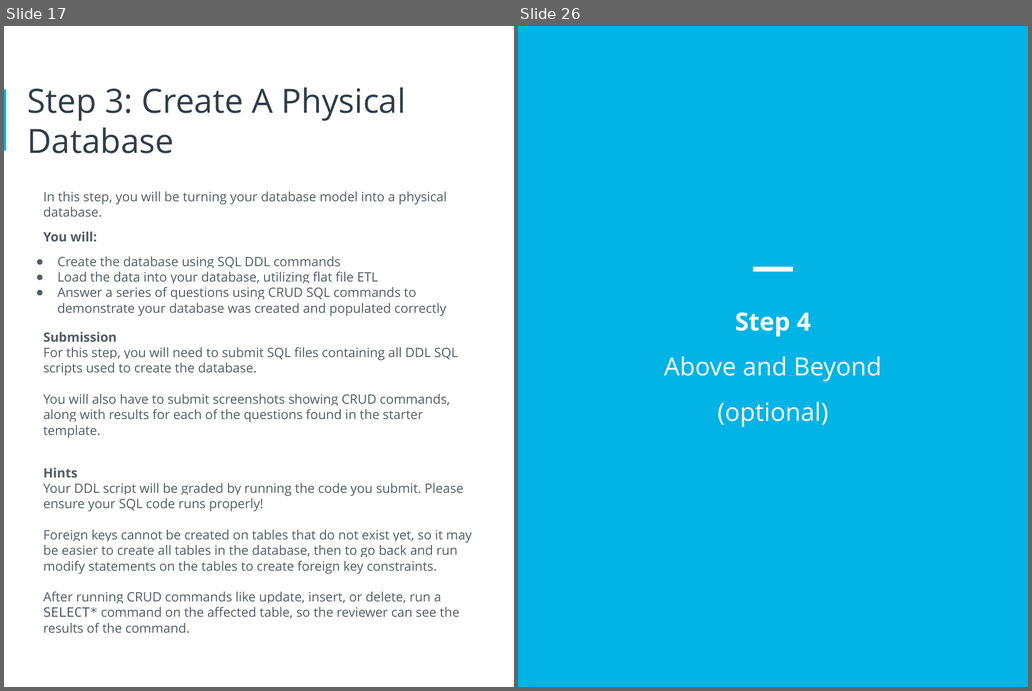
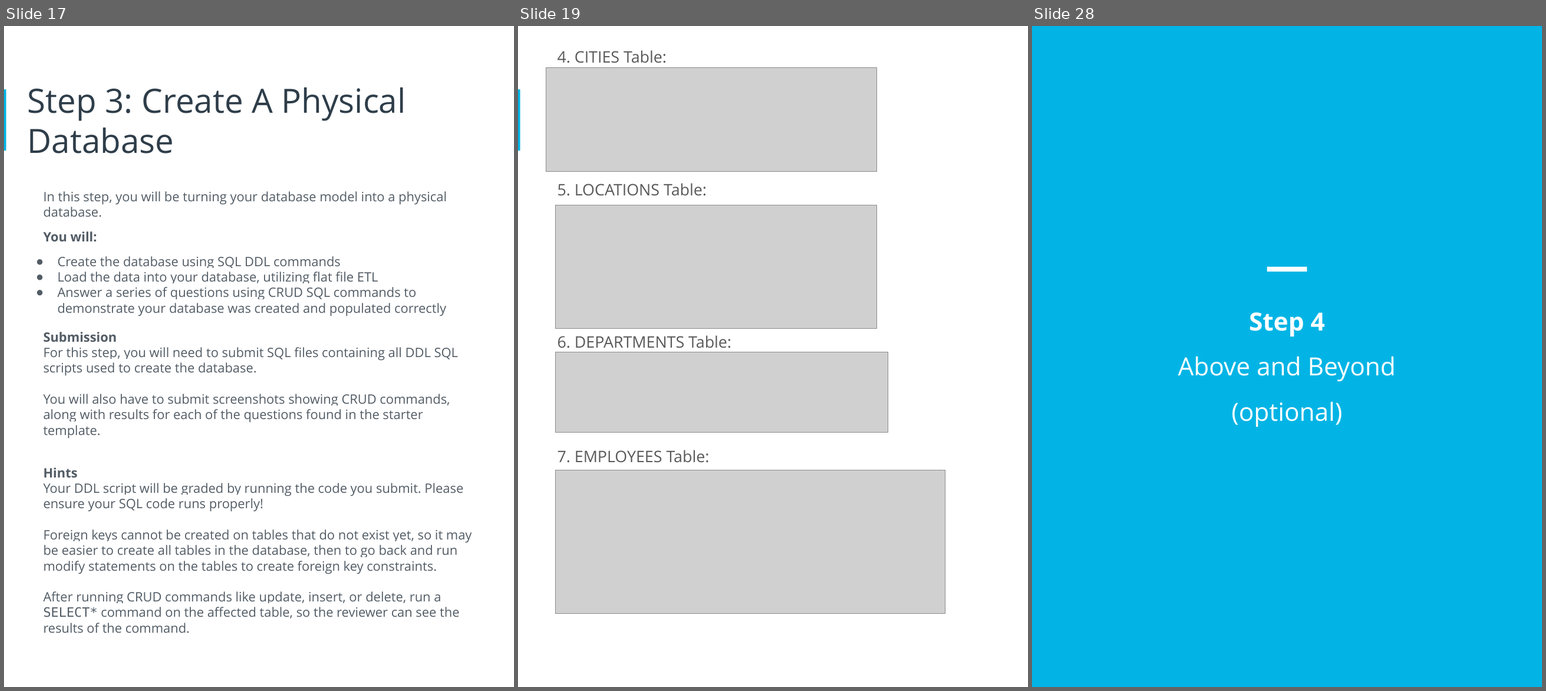
Before and after one commit to fuongcao/udacity-data-achitect, a slide deck: 1- Designing an HR Database/proposal.pptx. Shown side by side, each under a label of ours: slides 17 and 26 before the commit, slides 17, 19 and 28 after it; the slides between them are not shown. The pictures are 1032x691 and 1546x691 pixels, drawn with LibreOffice and Linux fonts; fonts in the diff are those of the drawing; grey boxes stand for pictures. Boxes give left, top, right and bottom in pixels: in the first picture for what was removed or moved away, otherwise in the second. Text is boxed around its words. In the diff, an @@ line names an element or a change of style, - is before the commit and + after.

```diff
--- a/1- Designing an HR Database/proposal.pptx
+++ b/1- Designing an HR Database/proposal.pptx
@@ slide 19 added at <box>518,26,1028,687</box>, background #FFFFFF; not listed: 1 template element that a slide beside it also shows @@
@@ text added at <box>558,50,732,463</box>, 19 pt, text #595959 @@
+4. CITIES Table:
+5. LOCATIONS Table:
+6. DEPARTMENTS Table:
+7. EMPLOYEES Table:
@@ picture added at <box>546,68,877,172</box> @@
@@ picture added at <box>556,205,877,328</box> @@
@@ picture added at <box>556,352,889,432</box> @@
@@ picture added at <box>556,470,946,613</box> @@
@@ what was slide 26 is now slide 28 @@
```
Also in this commit, not shown: 15 slides changed, 1 other slide added, 11 other files.
